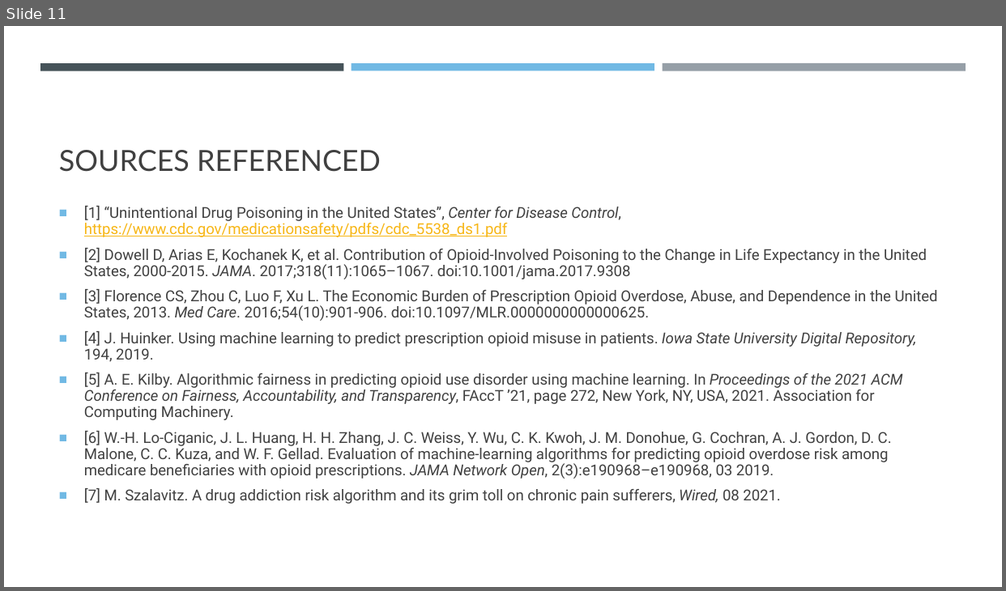
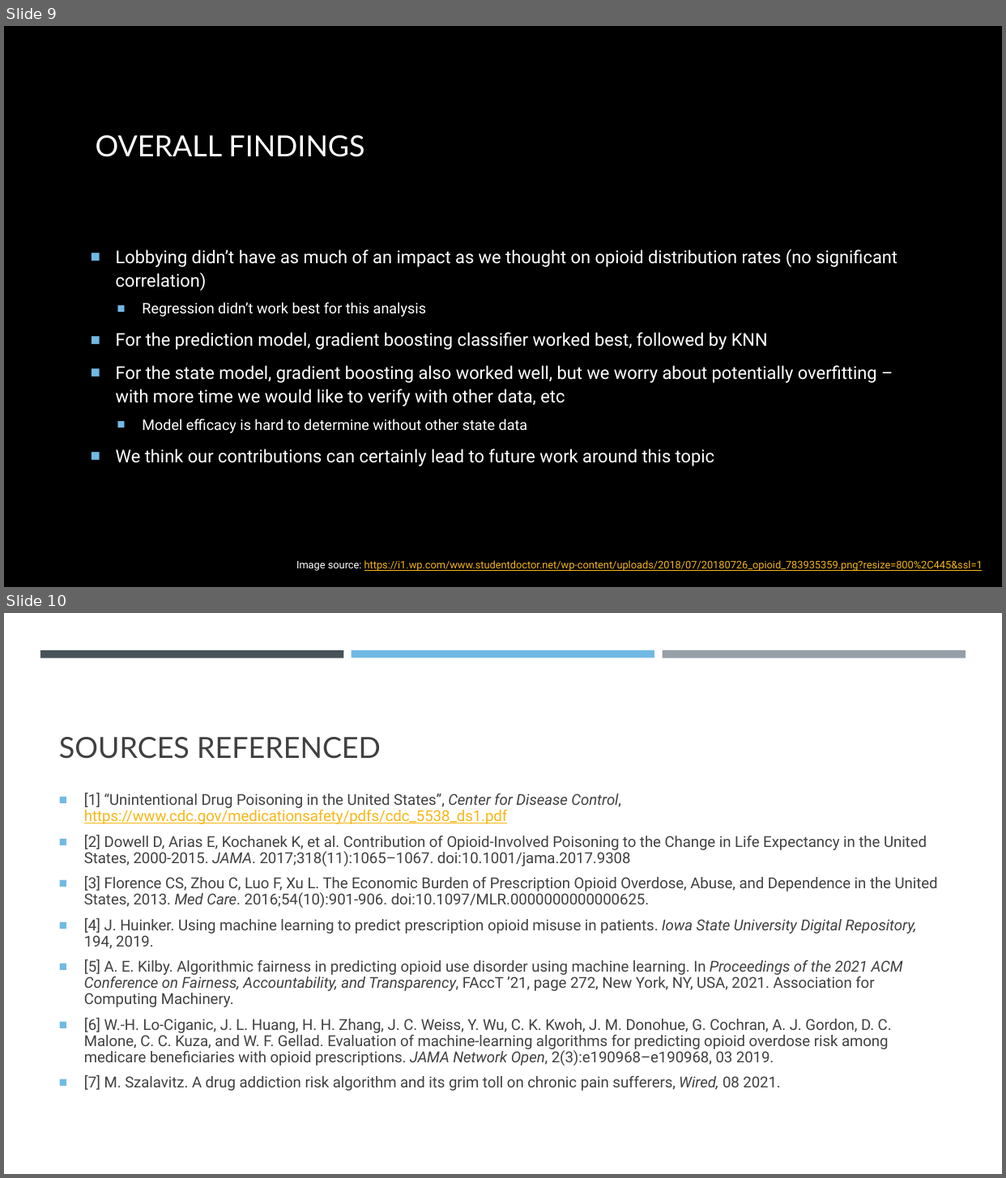
Before and after one commit to MLOpioidProjectCode/project_code, a slide deck: presentation/opioid_powerpoint.pptx. Shown one above the other, each under a label of ours: slide 11 before the commit, slides 9 and 10 after it. The pictures are 1006x591 and 1006x1178 pixels, drawn with LibreOffice and Linux fonts; fonts in the diff are those of the drawing; background and template pictures are left out. Boxes give left, top, right and bottom in pixels: in the first picture for what was removed or moved away, otherwise in the second. Text is boxed around its words. In the diff, an @@ line names an element or a change of style, - is before the commit and + after.

```diff
--- a/presentation/opioid_powerpoint.pptx
+++ b/presentation/opioid_powerpoint.pptx
@@ slide 9 added at [4,26,1002,587], background picture (left out) @@
@@ rectangle added at [4,26,1002,587], fill #000000 @@
@@ title added at [96,135,364,157], 28 pt, text #FFFFFF @@
+OVERALL FINDINGS
@@ text added at [116,249,897,467], 17 pt, text #FFFFFF @@
+■ Lobbying didn’t have as much of an impact as we thought on opioid distribution rates (no significant correlation)
+  ■ Regression didn’t work best for this analysis
+■ For the prediction model, gradient boosting classifier worked best, followed by KNN
+■ For the state model, gradient boosting also worked well, but we worry about potentially overfitting – with more time we would like to verify with other data, etc
+  ■ Model efficacy is hard to determine without other state data
+■ We think our contributions can certainly lead to future work around this topic
@@ text added at [296,561,982,571], 10 pt, text #F7B615, underline @@
+Image source: https://i1.wp.com/www.studentdoctor.net/wp-content/uploads/2018/07/20180726_opioid_783935359.png?resize=800%2C445&ssl=1
@@ what was slide 11 is now slide 10 @@
```
Also in this commit, not shown: 4 slides changed, 2 slides removed.
